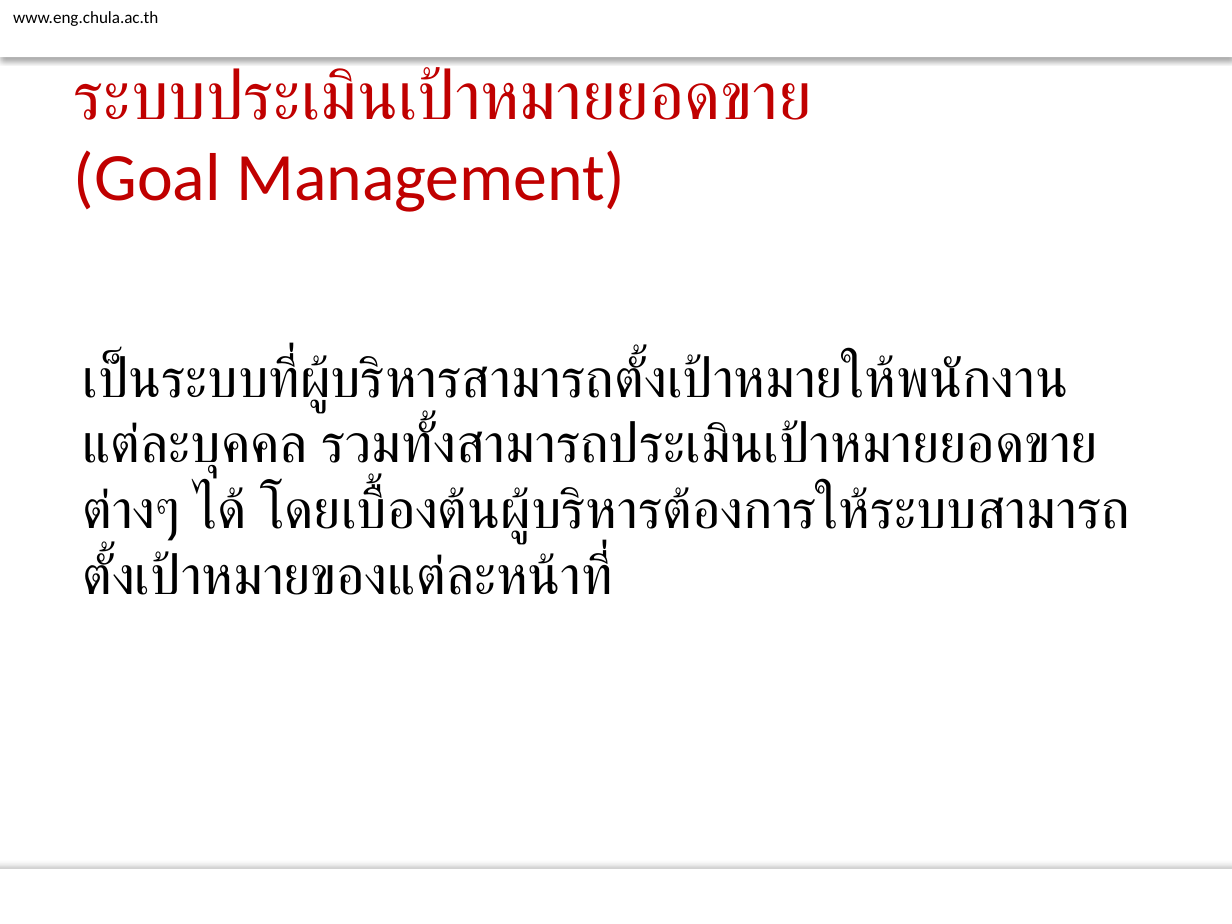
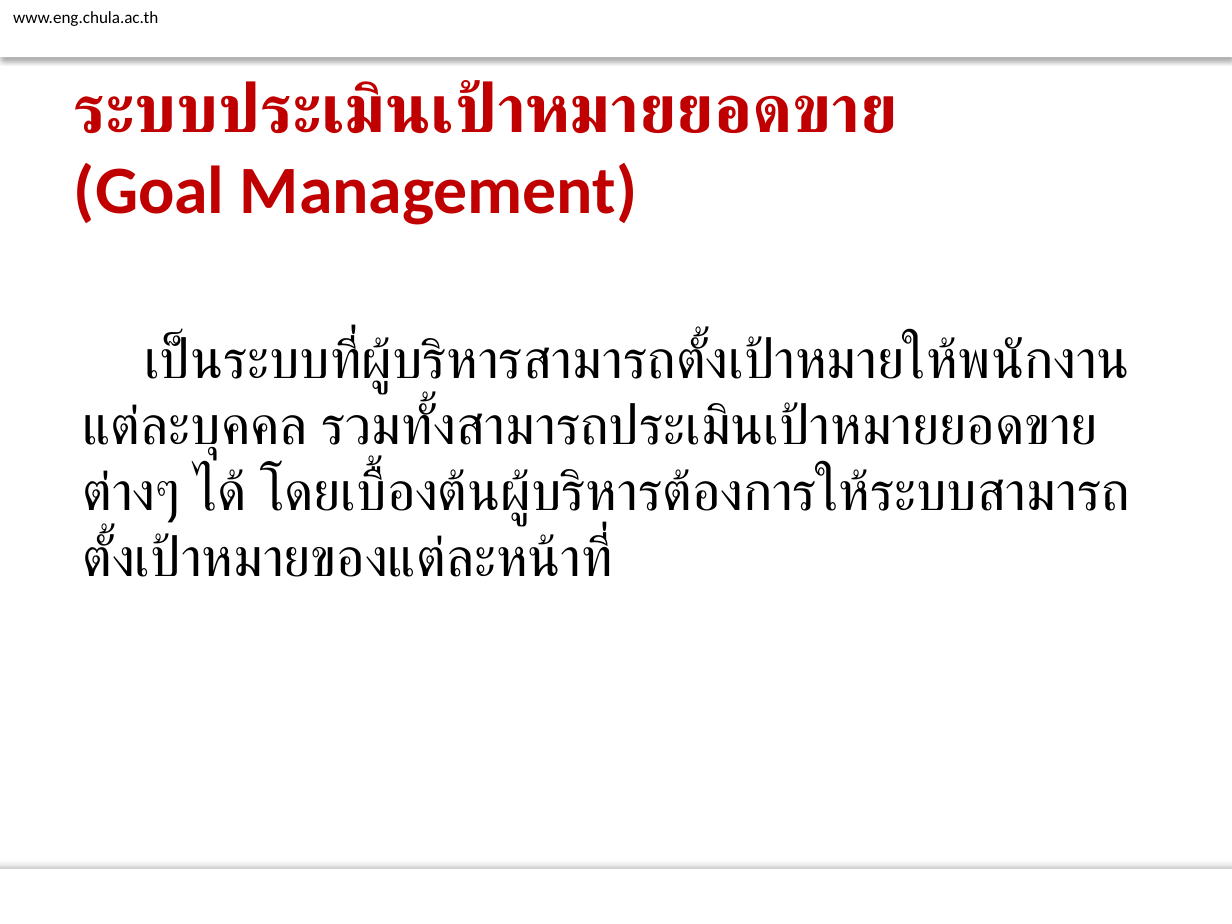
Before and after one commit to atadeesom/BubbleBeeDoc, a slide deck: slide 19 of Proposal/Final/Presentation R1.pptx. Drawn at 1232x924 pixels with LibreOffice and Linux fonts; fonts in the diff are those of the drawing; background and template pictures are left out. Boxes give left, top, right and bottom in pixels: in the first picture for what was removed or moved away, otherwise in the second. Text is boxed around its words. In the diff, an @@ line names an element or a change of style, - is before the commit and + after.

```diff
--- a/Proposal/Final/Presentation R1.pptx
+++ b/Proposal/Final/Presentation R1.pptx
@@ title "ระบบประเมินเป้าหมายยอดขาย (Goal Management)": place and size @@
-title "ระบบประเมินเป้าหมายยอดขาย (Goal Management)" at (74,67,812,212)
+title "ระบบประเมินเป้าหมายยอดขาย (Goal Management)" at (74,80,898,225)
@@ title "ระบบประเมินเป้าหมายยอดขาย (Goal Management)" at (74,80,898,225): bold on @@
@@ text "เป็นระบบที่ผู้บริหารสามารถตั้งเป้าหมายให้พนักงานแต่ละบุคคล ร ...": place and size @@
-text "เป็นระบบที่ผู้บริหารสามารถตั้งเป้าหมายให้พนักงานแต่ละบุคคล ร ..." at (82,354,1130,595)
+text "เป็นระบบที่ผู้บริหารสามารถตั้งเป้าหมายให้พนักงานแต่ละบุคคล ร ..." at (82,336,1130,577)
@@ text "เป็นระบบที่ผู้บริหารสามารถตั้งเป้าหมายให้พนักงานแต่ละบุคคล ร ..." at (82,336,1130,577): vertical alignment top to middle @@
```
Also in this commit, not shown: 17 other slides changed.
